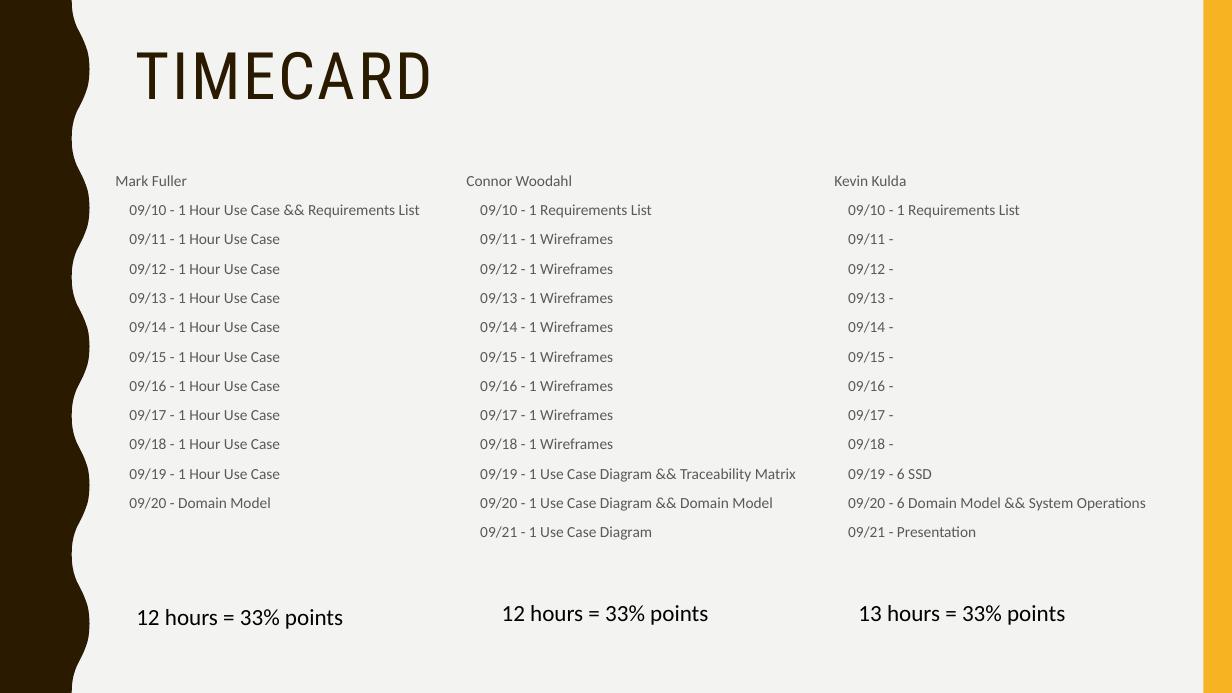
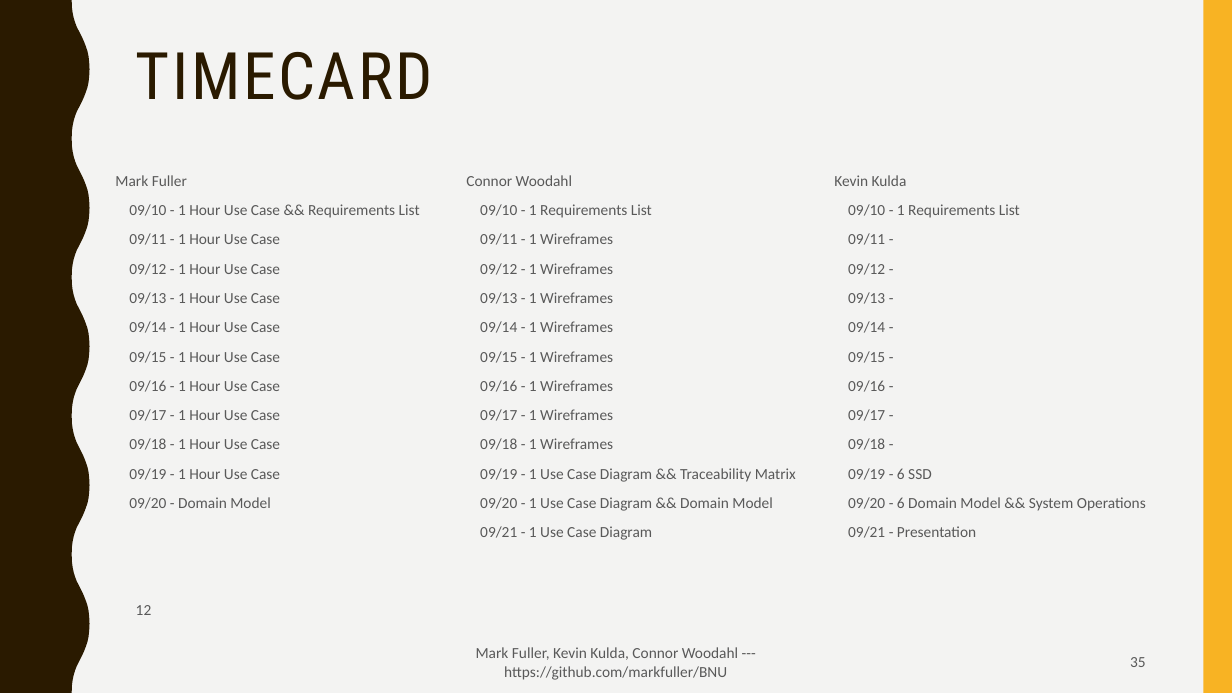
Before and after one commit to MarkFuller1/BCC, a slide deck: slide 35 of docs/BNU- BCC-1.pptx. Drawn at 1232x693 pixels with LibreOffice and Linux fonts; fonts in the diff are those of the drawing. Boxes give left, top, right and bottom in pixels: in the first picture for what was removed or moved away, otherwise in the second. Text is boxed around its words. In the diff, an @@ line names an element or a change of style, - is before the commit and + after.

```diff
--- a/docs/BNU- BCC-1.pptx
+++ b/docs/BNU- BCC-1.pptx
@@ text at [136,605,152,615]: text changed; size 18 to 12 pt; text colour #000000 to #595959 @@
-12 hours = 33% points
+12
@@ text "Mark Fuller, Kevin Kulda, Connor ..." at [476,647,738,680]: vertical alignment top to middle @@
@@ text at [476,647,738,680]: text changed; size 18 to 12 pt; text colour #000000 to #595959 @@
-12 hours = 33% points
+Mark Fuller, Kevin Kulda, Connor Woodahl --- https://github.com/markfuller/BNU
@@ page number at [1130,657,1146,667]: vertical alignment top to middle @@
@@ page number at [1130,657,1146,667]: text changed; size 18 to 12 pt; text colour #000000 to #595959 @@
-13 hours = 33% points
+35
```
Also in this commit, not shown: 15 other slides changed, 19 slides added, 20 slides removed, 3 other files.
